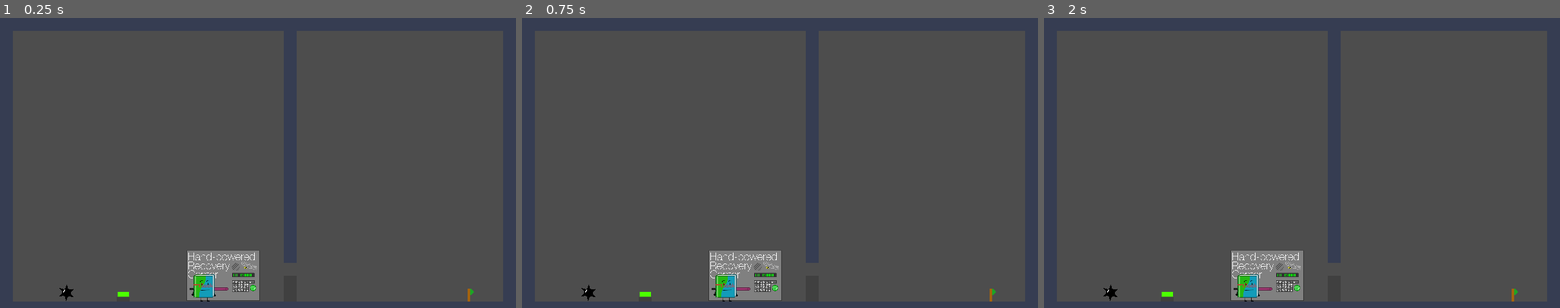
Above: before the commit, frames 1-3 (left to right).
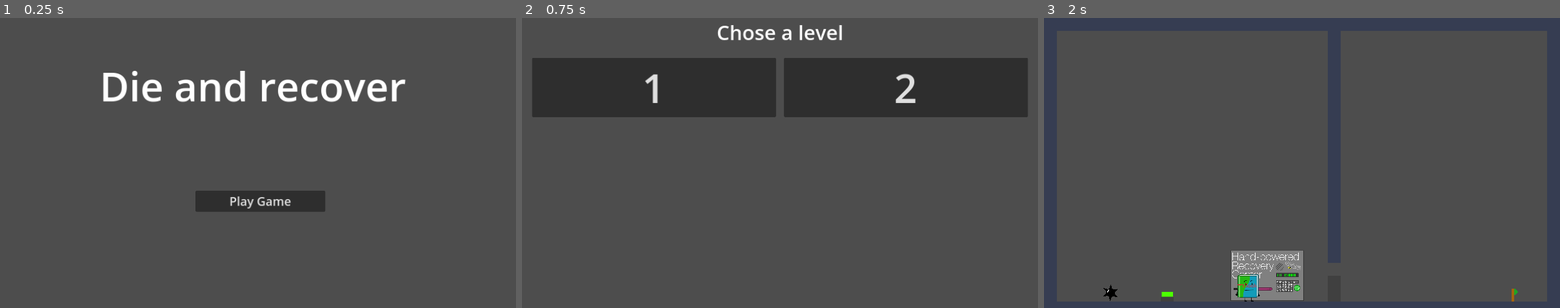
Above: after the commit, the same moments.

Repository: joaoCabralpv/die-and-recover
Game: Godot game, scene res://scenes/root_scene/root.tscn
Same seed, same stepped clock (60 frames per second), same inputs: the game is played once before the commit and once after it. Before the commit the project starts from res://levels/test_level.tscn.
Inputs (mouse positions are in pixels of both pictures, inside the frame that each line leads up to):
- Up to frame 1 (0.25 s): no input
- Up to frame 2 (0.75 s): click (780, 200) at 0.5 s, where only the run after the commit has a clickable "Play Game"
- Up to frame 3 (2 s): click (1178, 87) at 1.25 s, where only the run after the commit has a clickable "1"

The runs differ from the first frame. In frame 1, 6.5% of the frame differs, in the area x 11-92%, y 18-98%; in frame 2, 22%, in the area x 2-98%, y 2-98%; in frame 3, nothing differs.

Commit message:
added main and level secection menus

Diff:
--- /dev/null
+++ b/nodes/level_menu_button.gd
@@ -0,0 +1,14 @@
+extends Button
+
+class_name LevelMenuButton
+
+signal level_selected(LevelPath:String)
+
+#@export var Text: String
+@export var LevelPath: String
+
+"""func _ready():
+	text = Text"""
+
+func _pressed():
+	level_selected.emit(LevelPath)
--- a/project.godot
+++ b/project.godot
@@ -11,7 +11,7 @@
 [application]
 
 config/name="Die and recover"
-run/main_scene="res://levels/test_level.tscn"
+run/main_scene="res://scenes/root_scene/root.tscn"
 config/features=PackedStringArray("4.3", "Forward Plus")
 config/icon="res://icon.svg"
 
--- /dev/null
+++ b/scenes/menu/level_menu/level_menu.gd
@@ -0,0 +1,11 @@
+extends Control
+
+signal change_scene(Path:String)
+
+func _ready():
+	for child in $GridContainer.get_children():
+		if child is LevelMenuButton:
+			child.level_selected.connect(level_selected)
+
+func level_selected(LevelPath:String):
+	change_scene.emit(LevelPath)
--- /dev/null
+++ b/scenes/menu/level_menu/level_menu.tscn
@@ -0,0 +1,52 @@
+[gd_scene load_steps=5 format=3 uid="uid://daqq1egbwdif4"]
+
+[ext_resource type="Script" path="res://scenes/menu/level_menu/level_menu.gd" id="1_e8sdp"]
+[ext_resource type="Script" path="res://nodes/level_menu_button.gd" id="2_rpgho"]
+
+[sub_resource type="Theme" id="Theme_8ulu1"]
+default_font_size = 50
+
+[sub_resource type="Theme" id="Theme_w2xk6"]
+default_font_size = 100
+
+[node name="LevelMenu" type="Control"]
+layout_mode = 3
+anchors_preset = 15
+anchor_right = 1.0
+anchor_bottom = 1.0
+grow_horizontal = 2
+grow_vertical = 2
+script = ExtResource("1_e8sdp")
+
+[node name="Label" type="Label" parent="."]
+layout_mode = 2
+offset_left = 1.0
+offset_right = 1280.0
+offset_bottom = 23.0
+theme = SubResource("Theme_8ulu1")
+text = "Chose a level"
+horizontal_alignment = 1
+
+[node name="GridContainer" type="GridContainer" parent="."]
+layout_mode = 1
+offset_left = 25.0
+offset_top = 99.0
+offset_right = 1255.0
+offset_bottom = 652.0
+theme = SubResource("Theme_w2xk6")
+theme_override_constants/h_separation = 20
+theme_override_constants/v_separation = 20
+columns = 2
+
+[node name="Button" type="Button" parent="GridContainer"]
+layout_mode = 2
+size_flags_horizontal = 3
+text = " 1 "
+script = ExtResource("2_rpgho")
+LevelPath = "res://levels/test_level.tscn"
+
+[node name="Button2" type="Button" parent="GridContainer"]
+layout_mode = 2
+size_flags_horizontal = 3
+text = " 2 "
+script = ExtResource("2_rpgho")
--- /dev/null
+++ b/scenes/menu/main_menu/main_menu.gd
@@ -0,0 +1,6 @@
+extends Control
+
+signal change_scene(scenePath:String)
+
+func _on_button_button_down():
+	change_scene.emit("res://scenes/menu/level_menu/level_menu.tscn")
--- /dev/null
+++ b/scenes/menu/main_menu/main_menu.tscn
@@ -0,0 +1,40 @@
+[gd_scene load_steps=4 format=3 uid="uid://ddjaph5bsdqdp"]
+
+[ext_resource type="Script" path="res://scenes/menu/main_menu/main_menu.gd" id="1_4t7eo"]
+
+[sub_resource type="Theme" id="Theme_jftgq"]
+default_font_size = 100
+
+[sub_resource type="Theme" id="Theme_7grtf"]
+default_font_size = 30
+
+[node name="menu" type="Control"]
+layout_mode = 3
+anchors_preset = 15
+anchor_right = 1.0
+anchor_bottom = 1.0
+grow_horizontal = 2
+grow_vertical = 2
+script = ExtResource("1_4t7eo")
+
+[node name="Label" type="Label" parent="."]
+layout_mode = 0
+offset_left = 1.0
+offset_top = 99.0
+offset_right = 1280.0
+offset_bottom = 236.0
+theme = SubResource("Theme_jftgq")
+text = "Die and recover "
+horizontal_alignment = 1
+
+[node name="Button" type="Button" parent="."]
+layout_mode = 1
+anchors_preset = -1
+offset_left = 485.0
+offset_top = 429.0
+offset_right = 807.0
+offset_bottom = 479.0
+theme = SubResource("Theme_7grtf")
+text = "Play Game"
+
+[connection signal="button_down" from="Button" to="." method="_on_button_button_down"]
--- /dev/null
+++ b/scenes/root_scene/root.gd
@@ -0,0 +1,13 @@
+extends Node2D
+
+func _ready():
+	var main_menu:PackedScene = load("res://scenes/menu/main_menu/main_menu.tscn")
+	add_child(main_menu.instantiate())
+	get_child(-1).connect("change_scene",change_scene)
+
+func change_scene(scenePath:String):
+	for child in get_children():
+		remove_child(child)
+	var main_menu:PackedScene = load(scenePath)
+	add_child(main_menu.instantiate())
+	get_child(-1).connect("change_scene",change_scene)
--- /dev/null
+++ b/scenes/root_scene/root.tscn
@@ -0,0 +1,6 @@
+[gd_scene load_steps=2 format=3 uid="uid://c006mnr03afqt"]
+
+[ext_resource type="Script" path="res://scenes/root_scene/root.gd" id="1_ebety"]
+
+[node name="Root" type="Node2D"]
+script = ExtResource("1_ebety")
